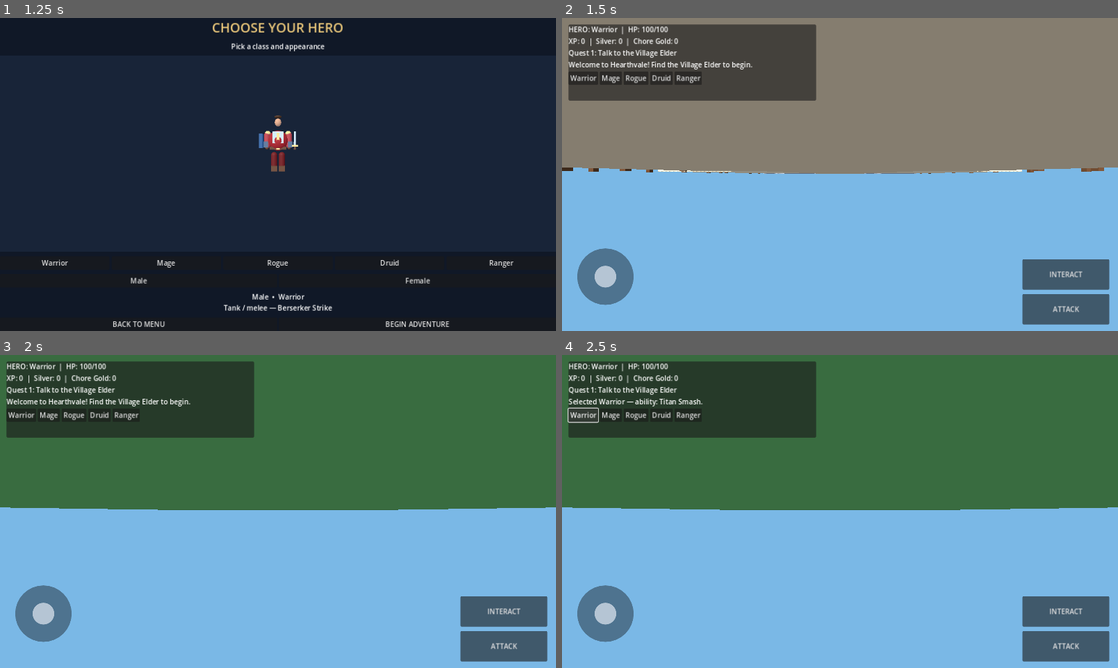
Above: before the commit, frames 1-4 (two rows, left to right).
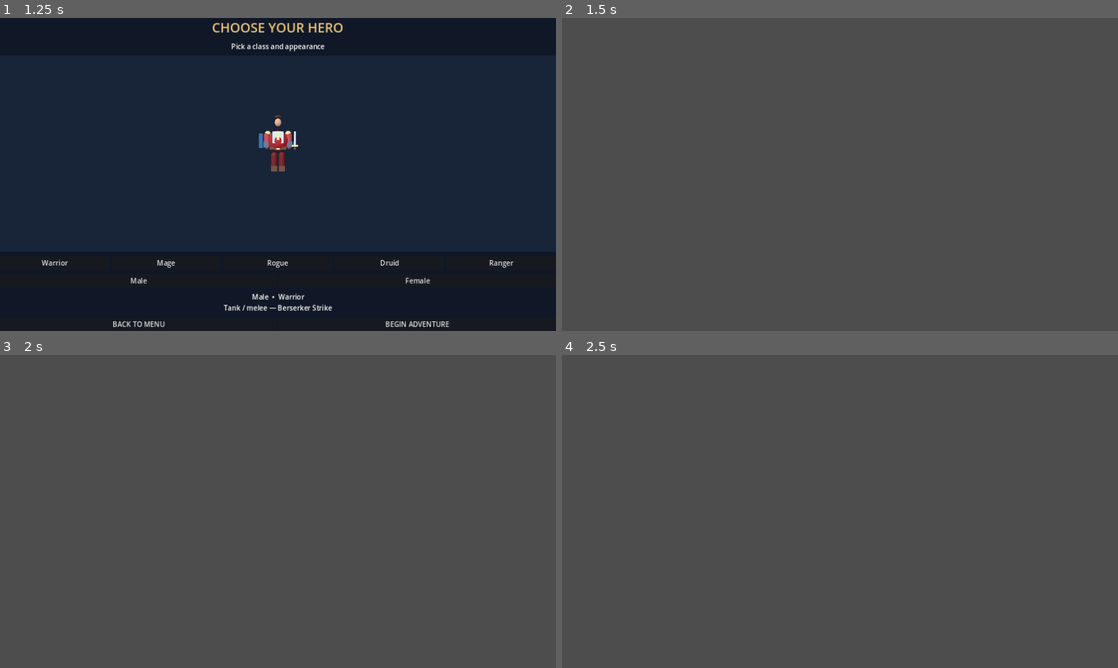
Above: after the commit, the same moments.

Repository: joeywhipple5-dot/Family-Quest
Game: Godot game, scene res://scenes/MainMenu.tscn
Same seed, same stepped clock (60 frames per second), same inputs: the game is played once before the commit and once after it.
Inputs (mouse positions are in pixels of both pictures, inside the frame that each line leads up to):
- Up to frame 1 (1.25 s): click "▶ PLAY" at 0.5 s
- Up to frame 2 (1.5 s): click "BEGIN ADVENTURE" at 1.25 s
- Up to frame 3 (2 s): no input
- Up to frame 4 (2.5 s): click (584, 414) at 2 s, where only the run before the commit has a clickable "Warrior"

Frame 1 is identical in both runs. In frame 2, 91% of the frame differs, in the area x 0-100%, y 0-100%; in frame 3, 100%; in frame 4, 100%.
Error after the commit: Parse Error: Could not preload resource script "res://player.gd". (res://main.gd:4)

Commit message:
Enhance player movement and camera update methods
Refactor movement and camera control logic for improved functionality.

Diff:
--- a/player.gd
+++ b/player.gd
@@ -71,14 +71,41 @@
     _create_touch_controls()
 
 
-func _physics_process(delta: float) -> void:
-    # Keyboard controls also work when available.
-    var keyboard_input := Input.get_vector(
+
+    var input_vector := Input.get_vector(
         "move_left",
         "move_right",
         "move_forward",
         "move_back"
     )
+
+    if joystick_active:
+        input_vector = joystick_vector
+
+    var forward := -game_camera.global_basis.z
+    var right := game_camera.global_basis.x
+
+    forward.y = 0.0
+    right.y = 0.0
+    forward = forward.normalized()
+    right = right.normalized()
+
+    var move_direction := right * input_vector.x
+    move_direction += forward * -input_vector.y
+
+    if move_direction.length_squared() > 1.0:
+        move_direction = move_direction.normalized()
+
+    velocity.x = move_direction.x * move_speed
+    velocity.z = move_direction.z * move_speed
+
+    if not is_on_floor():
+        velocity.y -= gravity * delta
+    elif velocity.y < 0.0:
+        velocity.y = 0.0
+
+    move_and_slide()
+
 
     var input_vector := keyboard_input
 
@@ -244,6 +271,7 @@
     joystick_knob.position = Vector2(40, 40) + difference
 
 
+
 func _update_camera() -> void:
     if not is_instance_valid(game_camera):
         return
@@ -252,13 +280,12 @@
     if pivot == null:
         return
 
-    pivot.rotation.y = camera_yaw
-    pivot.rotation.x = camera_pitch
-
-    # Keep camera behind the player, looking toward the upper body.
+    pivot.position = Vector3(0, camera_height, 0)
+    pivot.rotation = Vector3(camera_pitch, camera_yaw, 0)
+
     game_camera.position = Vector3(0, 0, camera_distance)
-    game_camera.look_at_from_position(
-        game_camera.position,
-        Vector3.ZERO,
+    game_camera.rotation = Vector3.ZERO
+    game_camera.look_at(
+        pivot.to_global(Vector3(0, 0.8, 0)),
         Vector3.UP
     )
